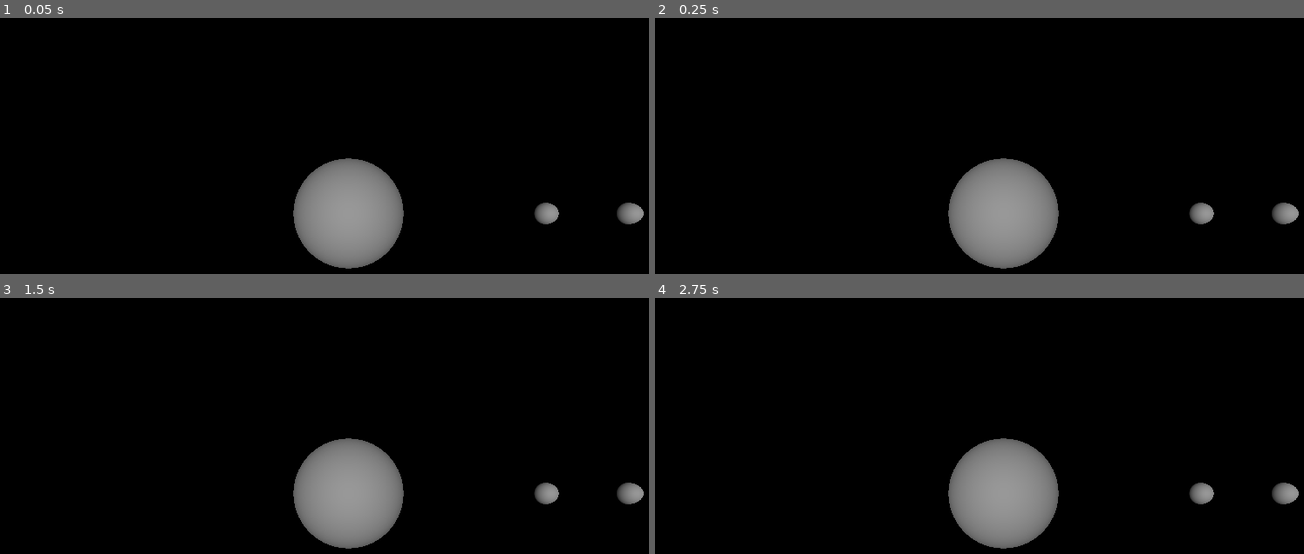
Above: before the commit, frames 1-4 (two rows, left to right).
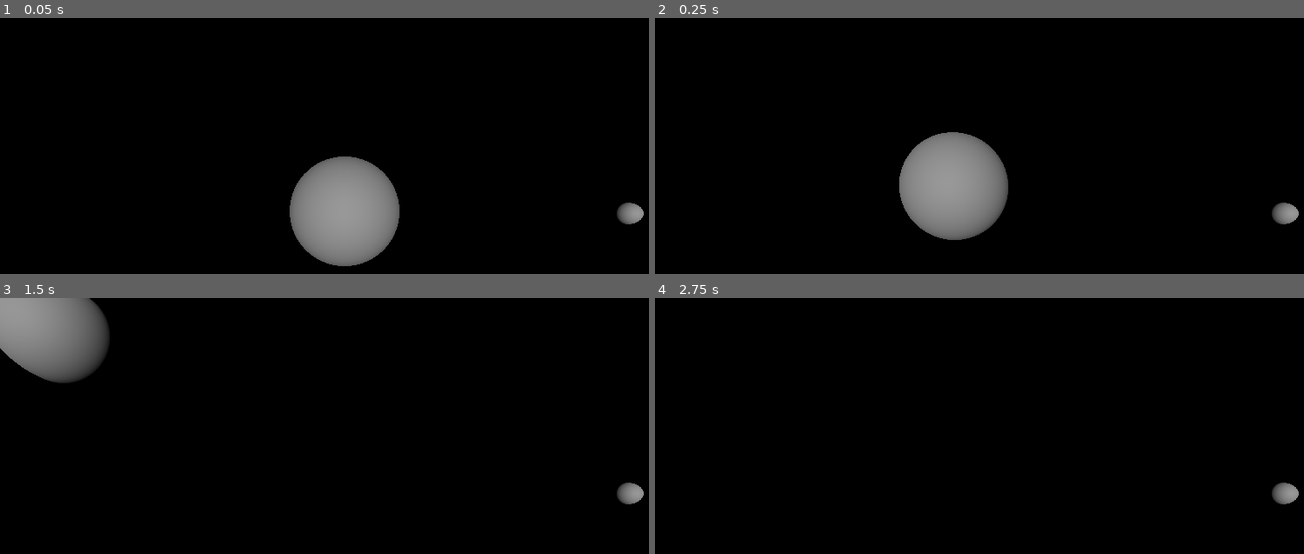
Above: after the commit, the same moments.

Repository: marekgagne/syncro_orbit
Game: Godot game, scene res://node_3d.tscn
The game is run twice, just before and just after one commit, with the same random seed, the same clock (stepped at 60 frames per second) and the same inputs.
Inputs:
- Up to frame 1 (0.05 s): no input
- Up to frame 2 (0.25 s): no input
- Up to frame 3 (1.5 s): no input
- Up to frame 4 (2.75 s): no input

The runs differ from the first frame. In frame 1, 0.9% of the frame differs, in the area x 44-87%, y 54-98%; in frame 2, 8.3%; in frame 3, 11%, in the area x 0-87%, y 0-98%; in frame 4, 6.0%.
Error after the commit: Invalid type in utility function "lerp()". Cannot convert argument 2 from String to float. (res://Europe1.gd:94)

Commit message:
document

Diff:
--- a/orbite-lune/Europe1.gd
+++ b/orbite-lune/Europe1.gd
@@ -28,8 +28,8 @@
 var v_i: Vector3
 "à changer"
 var r_a_reelle = ((-1* e *(r_p_reelle) - r_p_reelle)/(e - 1)) + (d/2)
-var r_p_simulee: float = log(r_p_reelle) / log(10)
-var r_a_simulee: float = log(r_a_reelle) / log(10)
+var r_p_simulee = 8.8145
+var r_a_simulee = "7.2657"
 
 # Called when the node enters the scene tree for the first time.
 func _ready() -> void:
@@ -56,12 +56,12 @@
 
 
 
-
+var r_diff_preced= Vector3(0,0,0)
 func calculer_acceleration(position_reelle: Vector3, temps_dernier_ecran: float) -> Vector3:
 
 	"Calcule l'ensemble des forces appliquées sur les deux points d'Europe
 	et retourne l'accélération de ceux-ci (force / masse)"
-	var r_diff_preced= Vector3(0,0,0)
+	var force_frict = Vector3(0,0,0)
 	var pos_autre_moitié = autre_moitié.r_i
 	var r_diff= ( pos_autre_moitié- position_reelle)
 	print("pos_autre moitié: ", pos_autre_moitié)
@@ -69,15 +69,18 @@
 	var r_diff_unit = r_diff.normalized()
 	print("r_d_u: ", r_diff_unit)
 	var r_diff_norme = r_diff.length()
+	print("r_d_n: ", r_diff_norme)
 	var facteur = -G * masse_europe * masse_jupiter / ((position_reelle.length())**3)
-	print("facteur: ", position_reelle * facteur)
 	var force_rappel = k * (r_diff_norme-d) * r_diff_unit
 	print("rappel: ", force_rappel.length() * r_diff_unit)
-	var force_frict = coef_dissip * (r_diff - r_diff_preced) / temps_dernier_ecran
+	if r_diff_preced > Vector3(0,0,0):
+		force_frict = ((r_diff - r_diff_preced) / temps_dernier_ecran) * coef_dissip
 	var fg = position_reelle * facteur
 	var force = fg + force_rappel + force_frict
-	r_diff_preced += r_diff
-	print("force = ", force.length())
+	r_diff_preced = r_diff
+	print("frict: ", force_frict)
+	print("fg: ", fg)
+	print("force = ", force)
 	return force / masse_europe
 
 func conv_position_reelle_a_simulee(position_reelle : Vector3) -> Vector3:
@@ -112,8 +115,8 @@
 		#print("e = ", e)
 		#print("h = ", h)
 
-		#print("r_p:", r_p_reelle)
+		print("r_p:", r_p_reelle)
 		#print("r_a:", r_a_reelle)
-		#print("r_p_s: ", r_p_simulee)
-		#print("r_a_s: ", r_a_simulee)
+		print("r_p_s: ", r_p_simulee)
+		print("r_a_s: ", r_a_simulee)
 		#print("e: ", excentricite)
--- a/orbite-lune/Europe2.gd
+++ b/orbite-lune/Europe2.gd
@@ -70,15 +70,16 @@
 	print("r_d_u: ", r_diff_unit)
 	var r_diff_norme = r_diff.length()
 	var facteur = -G * masse_europe * masse_jupiter * ((position_reelle.length())**-3)
-	print("facteur: ", position_reelle * facteur)
-	var force_rappel = k * (r_diff_norme-d) * r_diff_unit
+
+	var force_rappel =  (r_diff_norme-d) * k * r_diff_unit
 	print("rappel: ", force_rappel.length() * r_diff_unit)
-	var force_frict = coef_dissip * (r_diff - r_diff_preced)/temps_dernier_ecran
+	var force_frict =((r_diff - r_diff_preced)/temps_dernier_ecran) * coef_dissip
 	print("frict", force_frict.length() * r_diff_unit)
 	var fg = position_reelle * facteur
 	var force = fg + force_rappel + force_frict
-	r_diff_preced += r_diff
-	print("force = ", force.length())
+	r_diff_preced = r_diff
+	print("fg: ", fg)
+	print("force = ", force)
 	return force / masse_europe
 
 func conv_position_reelle_a_simulee(position_reelle : Vector3) -> Vector3:
@@ -113,8 +114,8 @@
 		#print("e = ", e)
 		#print("h = ", h)
 
-		#print("r_p:", r_p_reelle)
+		print("r_p:", r_p_reelle)
 		#print("r_a:", r_a_reelle)
-		#print("r_p_s: ", r_p_simulee)
-		#print("r_a_s: ", r_a_simulee)
+		print("r_p_s: ", r_p_simulee)
+		print("r_a_s: ", r_a_simulee)
 		#print("e: ", excentricite)
--- a/orbite-lune/node_3d.tscn
+++ b/orbite-lune/node_3d.tscn
@@ -45,12 +45,12 @@
 [node name="Europe_r1" type="RigidBody3D" parent="." unique_id=1835999092 node_paths=PackedStringArray("centre_de_rotation", "autre_moitié")]
 transform = Transform3D(1, 0, 0, 0, 1, 0, 0, 0, 1, 1.8228974, 0, 0)
 script = ExtResource("1_a202f")
-masse_europe = 4.8e+22
+masse_europe = 2.4e+22
 r_p_reelle = 652377000.0
 v_p_reelle = 10644.75
 centre_de_rotation = NodePath("../Jupiter")
 "autre_moitié" = NodePath("../Europe_r2")
-etapes_calcul_par_ecran = 150
+etapes_calcul_par_ecran = 1
 periode_relative = 8.0
 
 [node name="MeshInstance3D" type="MeshInstance3D" parent="Europe_r1" unique_id=908696574]
@@ -62,12 +62,12 @@
 [node name="Europe_r2" type="RigidBody3D" parent="." unique_id=1978741697 node_paths=PackedStringArray("centre_de_rotation", "autre_moitié")]
 transform = Transform3D(1, 0, 0, 0, 1, 0, 0, 0, 1, 2.5870733, 0, 0)
 script = ExtResource("2_noarx")
-masse_europe = 4.8e+22
+masse_europe = 2.4e+22
 r_p_reelle = 677347000.0
 v_p_reelle = 17741.25
 centre_de_rotation = NodePath("../Jupiter")
 "autre_moitié" = NodePath("../Europe_r1")
-etapes_calcul_par_ecran = 150
+etapes_calcul_par_ecran = 1
 periode_relative = 8.0
 
 [node name="MeshInstance3D" type="MeshInstance3D" parent="Europe_r2" unique_id=276974537]
